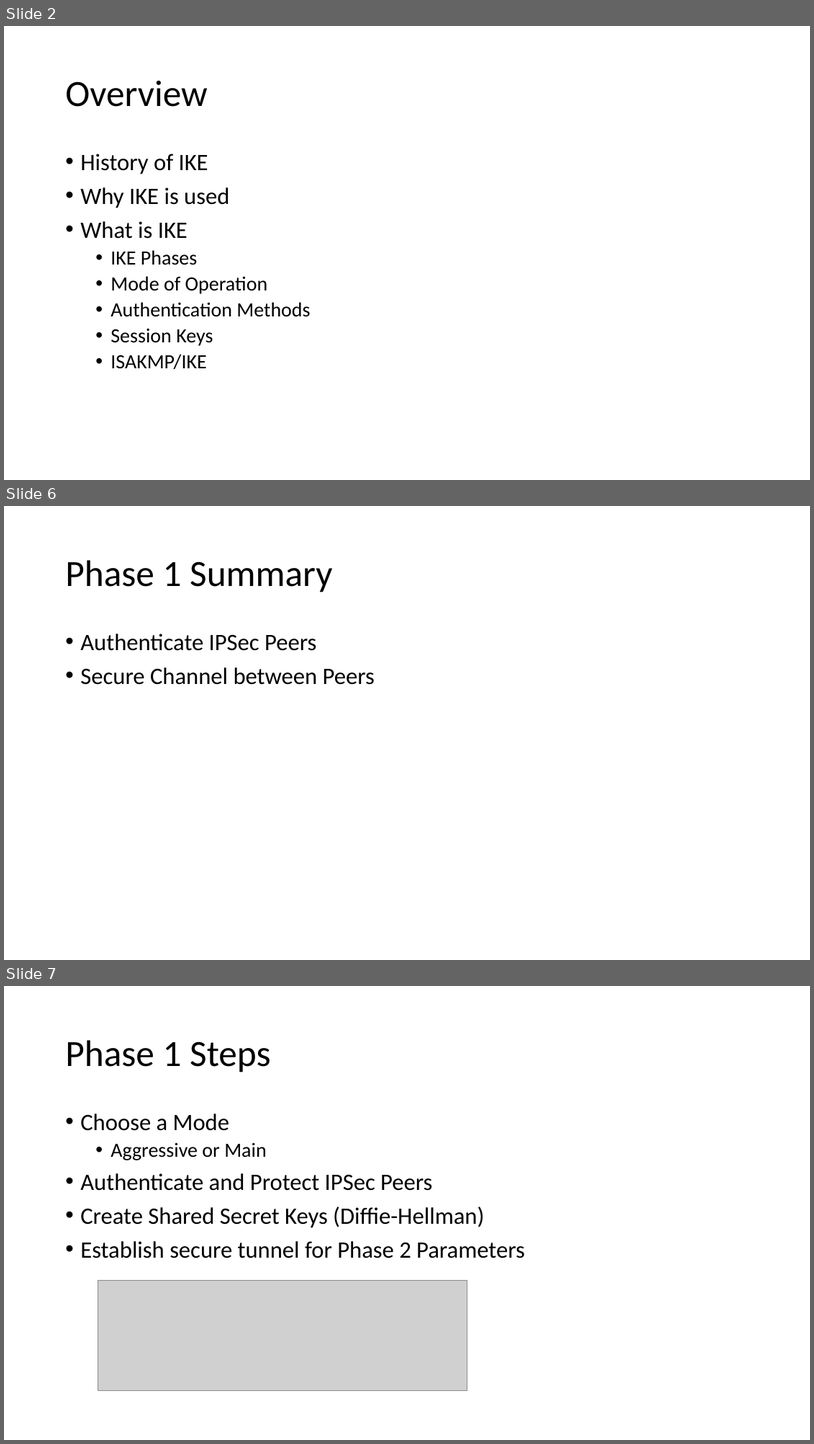
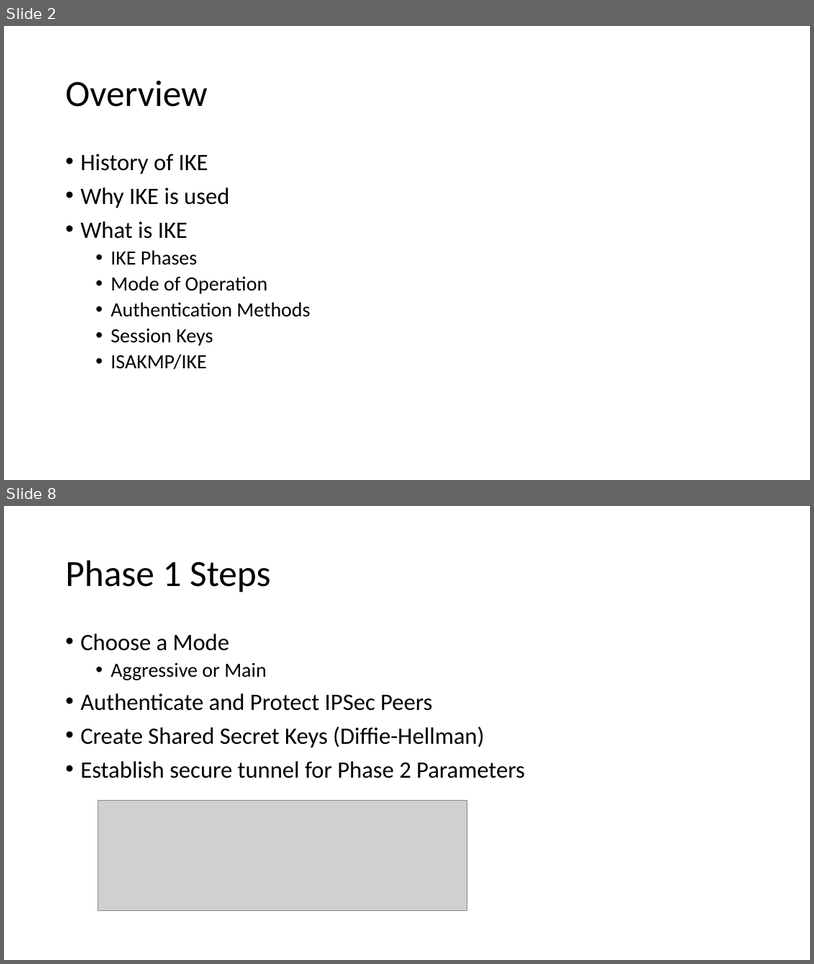
Before and after one commit to ndbellew/AppliedCryptography, a slide deck: Assignments/InternetKeyExchange/Internet Key Exchange.pptx. Shown one above the other, each under a label of ours: slides 2, 6 and 7 before the commit, slides 2 and 8 after it; the slides between them are not shown. The pictures are 814x1444 and 814x964 pixels, drawn with LibreOffice and Linux fonts; fonts in the diff are those of the drawing; grey boxes stand for pictures. Boxes give left, top, right and bottom in pixels: in the first picture for what was removed or moved away, otherwise in the second. Text is boxed around its words. In the diff, an @@ line names an element or a change of style, - is before the commit and + after.

```diff
--- a/Assignments/InternetKeyExchange/Internet Key Exchange.pptx
+++ b/Assignments/InternetKeyExchange/Internet Key Exchange.pptx
@@ slide 6 removed at (4, 506, 810, 960), background #FFFFFF @@
@@ title removed at (65, 560, 332, 592) @@
-Phase 1 Summary
@@ text removed at (80, 633, 375, 685) @@
-• Authenticate IPSec Peers
-• Secure Channel between Peers
@@ what was slide 7 is now slide 8 @@
```
Also in this commit, not shown: 1 slide changed, 3 slides added, 1 other slide removed.
